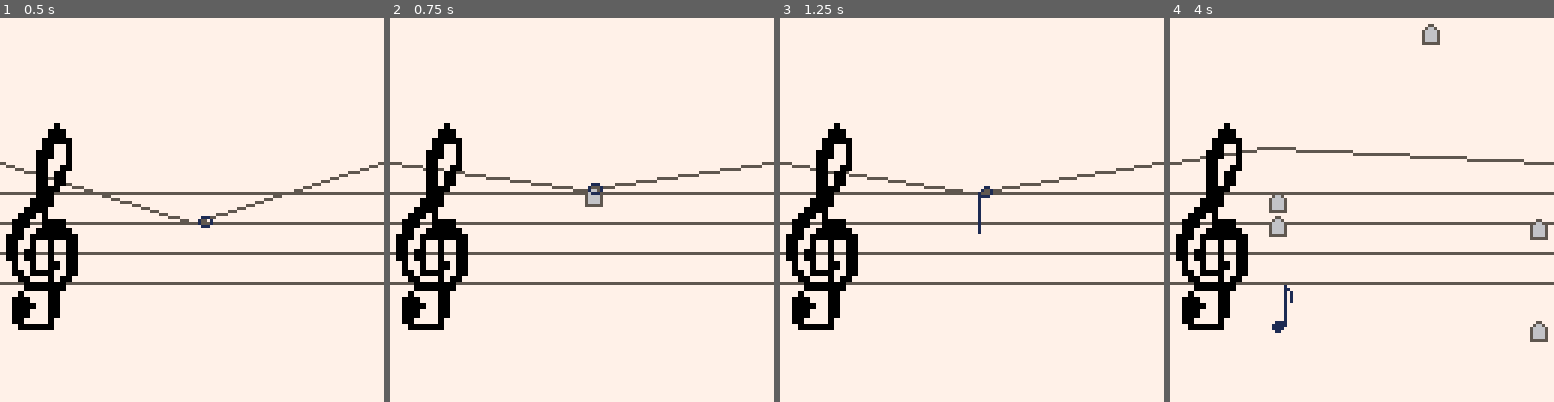
Above: before the commit, frames 1-4 (left to right).
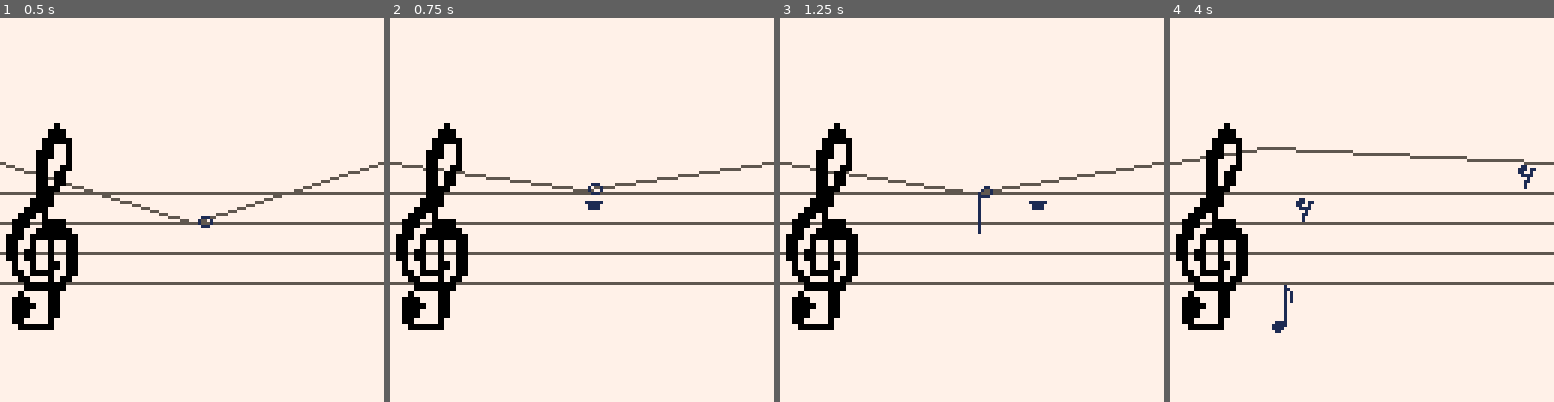
Above: after the commit, the same moments.

Repository: hypp/ld41
Game: PICO-8 cartridge carts/ld41.p8
Same seed, same stepped clock (60 frames per second), same inputs: the game is played once before the commit and once after it.
Inputs:
- Up to frame 1 (0.5 s): tap X (X key) at 0.33 s
- Up to frame 2 (0.75 s): tap O (Z key) at 0.7 s
- Up to frame 3 (1.25 s): tap X (X key) at 1.07 s
- Up to frame 4 (4 s): hold Right 1.6-2.1 s; tap O (Z key) every 0.4 s from 1.7 to 3.7 s; tap X (X key) at 1.85, 2.97 s; hold Up 2.15-2.42 s; hold Right 2.47-3.03 s; hold Left 3.08-3.58 s; hold Down 3.63-3.97 s

Frame 1 is identical in both runs. In frame 2, 0.2% of the frame differs, in the area x 50-56%, y 43-50%; in frame 3, less than 0.1%; in frame 4, 1.3%, in the area x 25-99%, y 1-85%.

Commit message:
now shooting rests

Diff:
--- a/carts/ld41.p8
+++ b/carts/ld41.p8
@@ -1,8 +1,8 @@
 pico-8 cartridge // http://www.pico-8.com
 version 16
 __lua__
--- LD41 - Sheet music editor and Shoot'em up
--- by Mathias Olsson for Ludum Dare 41
+-- ld41 - sheet music editor and shoot'em up
+-- by mathias olsson for ludum dare 41
 
 
 function _init()
@@ -96,12 +96,13 @@
  end
 
  -- btn 4 fire
- if btn(4) then
+ if btnp(4) then
   bullet = {}
   bullet.x = player.x
   bullet.y = player.y
-  bullet.vel_y = player.vel_y + -2.1
-  bullet.vel_x = 0.0
+  bullet.vel_y = 0.0
+  bullet.vel_x = 1.2
+  bullet.sprite = 32+player.note_length
   add(bullets, bullet)
  end
 
@@ -191,7 +192,7 @@
 
  -- draw all bullets
  for bullet in all(bullets) do
-  spr(32, bullet.x, bullet.y, 1, 1)
+  spr(bullet.sprite, bullet.x, bullet.y, 1, 1)
  end
 
  -- draw player
@@ -220,14 +221,14 @@
 71777177717771777111117771111177799779970000000000000000000000000000000000000000000000000000000000000000000000000000000000000000
 71777177717717777111177771111777744474440000000000000000000000000000000000000000000000000000000000000000000000000000000000000000
 77111777771177777711777777117777744474440000000000000000000000000000000000000000000000000000000000000000000000000000000000000000
-77777777000000000000000000000000000000000000000000000000000000000000000000000000000000000000000000000000000000000000000000000000
-77755777000000000000000000000000000000000000000000000000000000000000000000000000000000000000000000000000000000000000000000000000
-77566577000000000000000000000000000000000000000000000000000000000000000000000000000000000000000000000000000000000000000000000000
-75666657000000000000000000000000000000000000000000000000000000000000000000000000000000000000000000000000000000000000000000000000
-75666657000000000000000000000000000000000000000000000000000000000000000000000000000000000000000000000000000000000000000000000000
-75666657000000000000000000000000000000000000000000000000000000000000000000000000000000000000000000000000000000000000000000000000
-75666657000000000000000000000000000000000000000000000000000000000000000000000000000000000000000000000000000000000000000000000000
-75555557000000000000000000000000000000000000000000000000000000000000000000000000000000000000000000000000000000000000000000000000
+11111177711117777717777771177777000000000000000000000000000000000000000000000000000000000000000000000000000000000000000000000000
+71111777711117777117777711171177000000000000000000000000000000000000000000000000000000000000000000000000000000000000000000000000
+71111777111111771177777711771777000000000000000000000000000000000000000000000000000000000000000000000000000000000000000000000000
+77777777777777777177777771111777000000000000000000000000000000000000000000000000000000000000000000000000000000000000000000000000
+77777777777777777117777777717777000000000000000000000000000000000000000000000000000000000000000000000000000000000000000000000000
+77777777777777771177777777117777000000000000000000000000000000000000000000000000000000000000000000000000000000000000000000000000
+77777777777777777777777777177777000000000000000000000000000000000000000000000000000000000000000000000000000000000000000000000000
+77777777777777777777777777177777000000000000000000000000000000000000000000000000000000000000000000000000000000000000000000000000
 00000000000000000000000000000000000000000000000000000000000000000000000000000000000000000000000000000000000000000000000000000000
 00000000000000000000000000000000000000000000000000000000000000000000000000000000000000000000000000000000000000000000000000000000
 00000000000000000000000000000000000000000000000000000000000000000000000000000000000000000000000000000000000000000000000000000000
